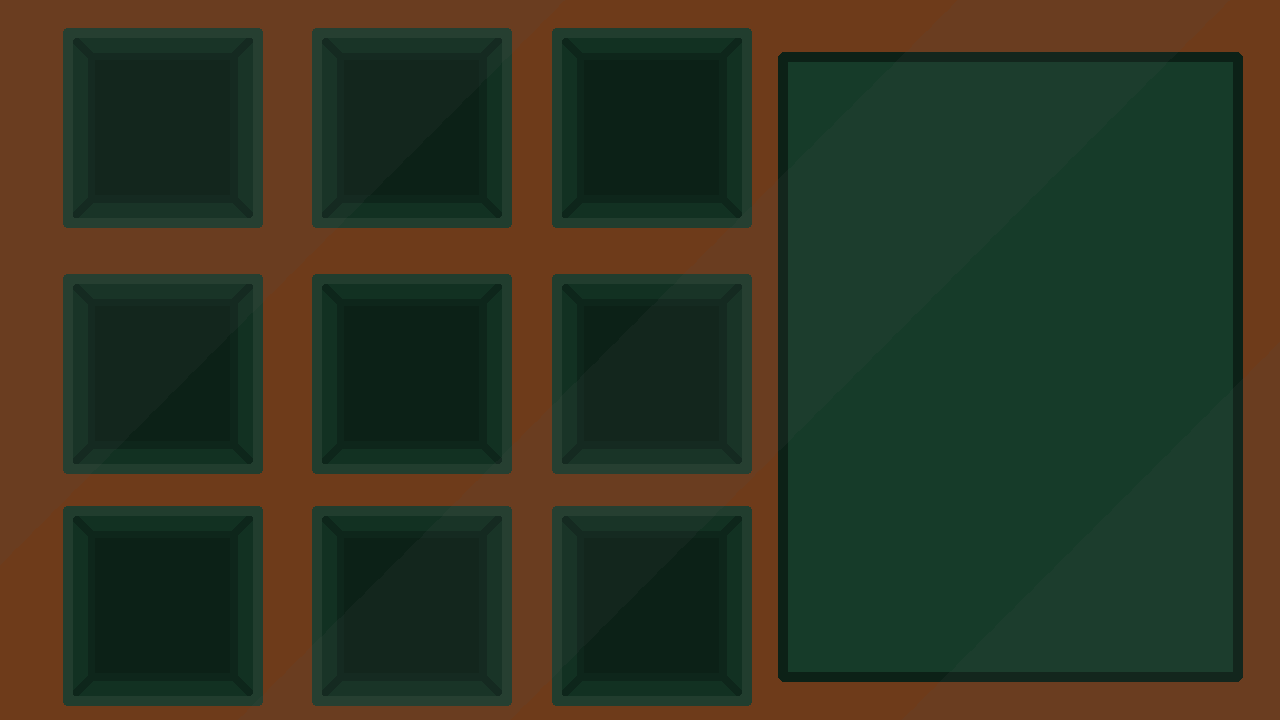
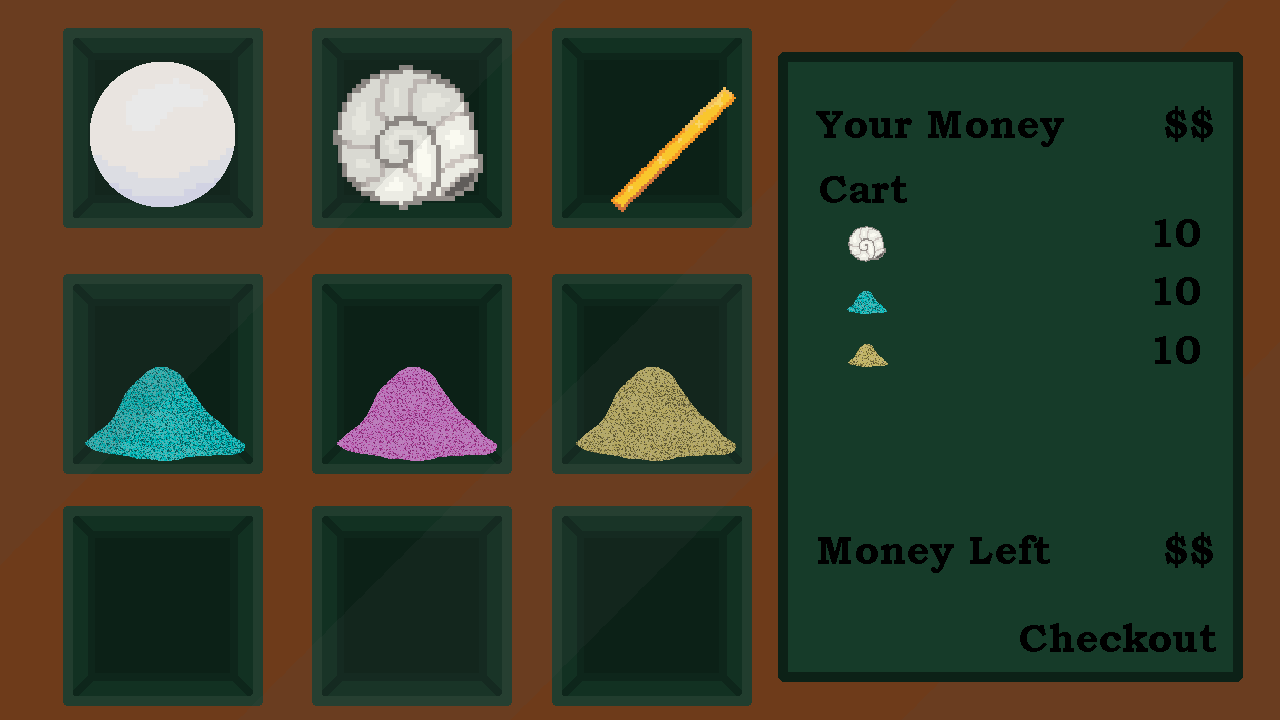
Layered file, before and after one edit (1280×720). Changes by layer:
added layer "Checkout" above "Money Left $$" over [1020, 623, 1216, 652]
added layer "Money Left $$" above "Cart" over [818, 532, 1213, 573]
added layer "Cart" above "Your Money $$" over [820, 176, 907, 203]
added layer "Your Money $$" above "10 #2" over [816, 106, 1213, 147]
added layer "10 #2" above "10 #1" over [1155, 336, 1200, 364]
added layer "10 #1" above "10" over [1155, 277, 1200, 305]
added layer "10" above "Snail copy" over [1155, 219, 1200, 247]
added layer "Snail copy" above "CyanSand copy #1" over [848, 226, 886, 262]
added layer "CyanSand copy #1" above "YellowSand copy #1" over [847, 291, 887, 314]
added layer "YellowSand copy #1" above "Shop_Menu_Bar" over [848, 344, 888, 367]
moved "Shop_Menu_Bar" above "God_Light" over [778, 52, 1243, 682]
added layer "MagentaSand copy" above "CyanSand copy" over [337, 367, 497, 461]
added layer "CyanSand copy" above "YellowSand copy" over [85, 367, 245, 461]
added layer "YellowSand copy" above "Jimmie" over [576, 367, 736, 461]
added layer "Jimmie" above "Snail" over [611, 87, 736, 212]
added layer "Snail" above "Pearl" over [333, 65, 483, 210]
added layer "Pearl" above "Shelf Slot" over [90, 62, 235, 207]
moved "Shelf Slot" above "Shelf Slot 2" over [90, 62, 736, 212]
renamed "Shelf Slot copy" to "Shelf Slot 2", moved it above "Shelf Slot copy3" over [85, 367, 736, 461]
